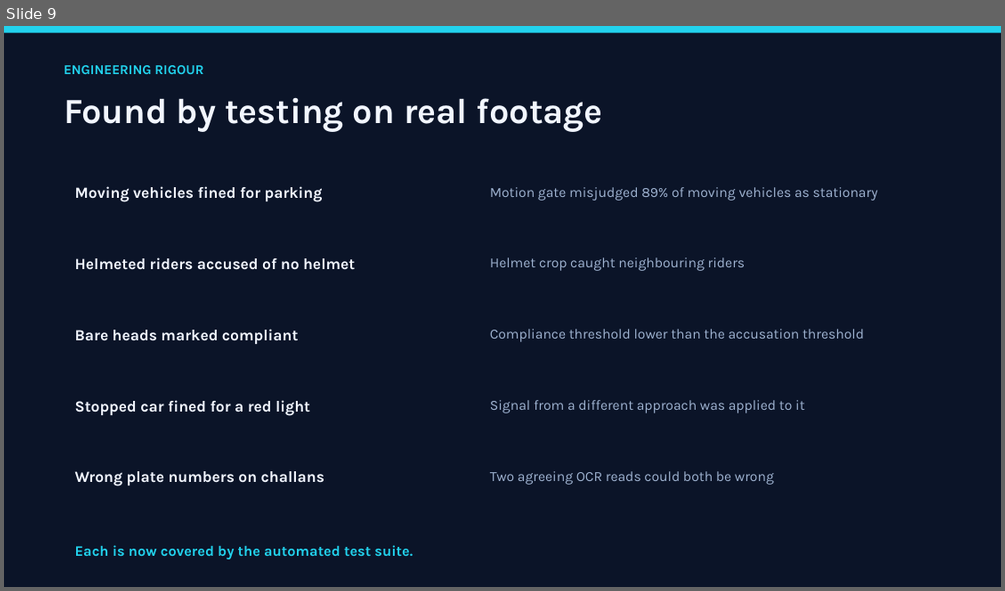
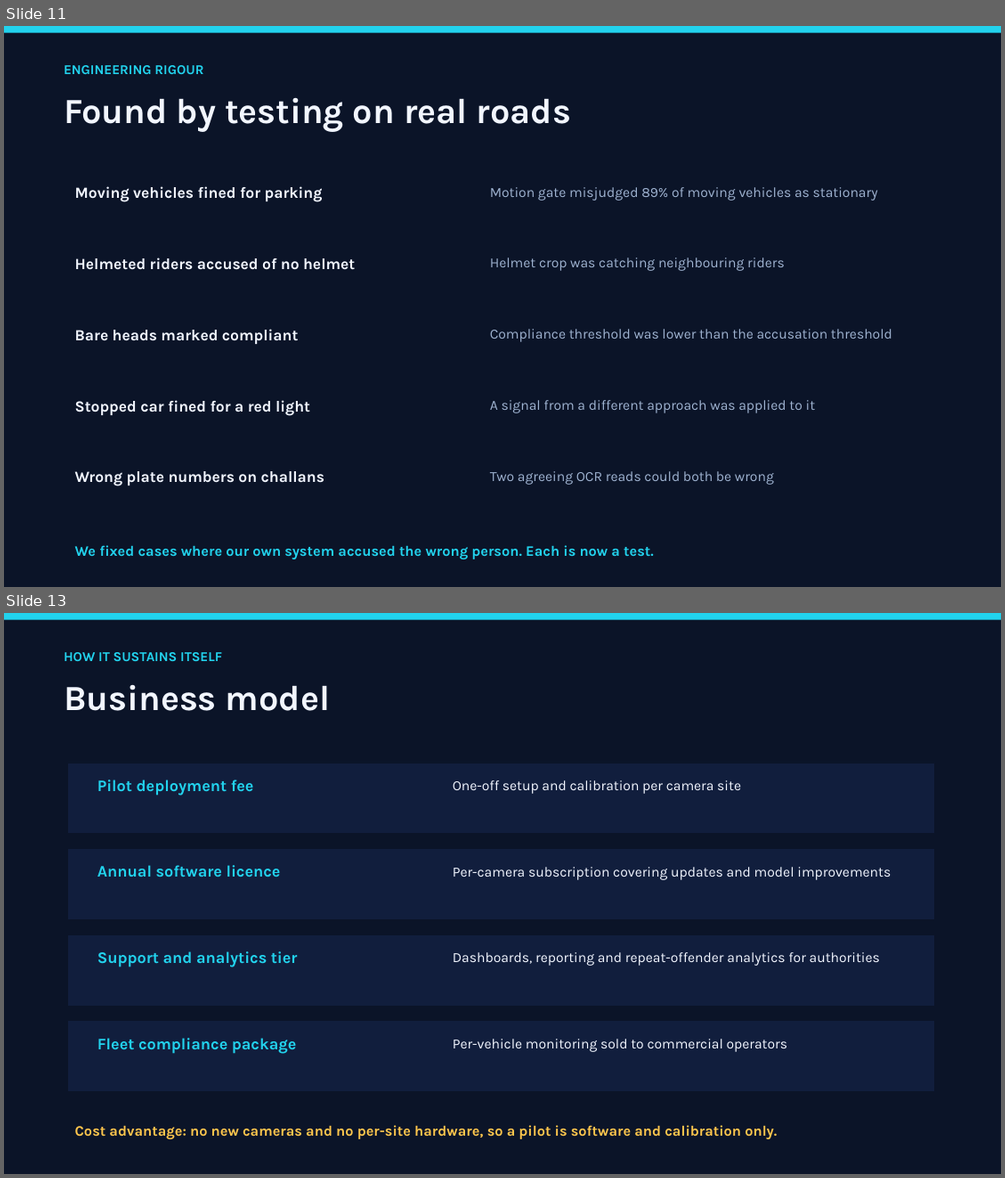
Before and after one commit to Jeba-Jebarsan/AI-SMART-TRAFFIC-INTELLIGENCE, a slide deck: docs/PRESENTATION.pptx. Shown one above the other, each under a label of ours: slide 9 before the commit, slides 11 and 13 after it; the slides between them are not shown. The pictures are 1005x591 and 1005x1178 pixels, drawn with LibreOffice and Linux fonts; fonts in the diff are those of the drawing. Boxes give left, top, right and bottom in pixels: in the first picture for what was removed or moved away, otherwise in the second. Text is boxed around its words. In the diff, an @@ line names an element or a change of style, - is before the commit and + after.

```diff
--- a/docs/PRESENTATION.pptx
+++ b/docs/PRESENTATION.pptx
@@ slide 13 added at (4, 613, 1001, 1174), background #0B1428 @@
@@ rectangle added at (4, 613, 1001, 620), fill #22D3EE @@
@@ text added at (64, 652, 222, 661), 13 pt, text #22D3EE, bold @@
+HOW IT SUSTAINS ITSELF
@@ text added at (64, 684, 330, 711), 34 pt, text #F2F6FF, bold @@
+Business model
@@ rectangle added at (67, 763, 935, 834), fill #111E3D, outline #0B1428 0.75 pt @@
@@ text added at (97, 779, 254, 795), 15.5 pt, text #22D3EE, bold @@
+Pilot deployment fee
@@ text added at (453, 780, 741, 794), 13.5 pt, text #F2F6FF @@
+One-off setup and calibration per camera site
@@ rectangle added at (67, 849, 935, 919), fill #111E3D, outline #0B1428 0.75 pt @@
@@ text added at (97, 865, 281, 876), 15.5 pt, text #22D3EE, bold @@
+Annual software licence
@@ text added at (453, 867, 890, 880), 13.5 pt, text #F2F6FF @@
+Per-camera subscription covering updates and model improvements
@@ rectangle added at (67, 934, 935, 1005), fill #111E3D, outline #0B1428 0.75 pt @@
@@ text added at (97, 951, 298, 967), 15.5 pt, text #22D3EE, bold @@
+Support and analytics tier
@@ text added at (453, 952, 880, 965), 13.5 pt, text #F2F6FF @@
+Dashboards, reporting and repeat-offender analytics for authorities
@@ rectangle added at (67, 1021, 935, 1092), fill #111E3D, outline #0B1428 0.75 pt @@
@@ text added at (97, 1038, 297, 1054), 15.5 pt, text #22D3EE, bold @@
+Fleet compliance package
@@ text added at (453, 1038, 787, 1052), 13.5 pt, text #F2F6FF @@
+Per-vehicle monitoring sold to commercial operators
@@ text added at (75, 1125, 777, 1139), 14 pt, text #FFC74D, bold @@
+Cost advantage: no new cameras and no per-site hardware, so a pilot is software and calibration only.
@@ what was slide 9 is now slide 11 @@
@@ slide 11 changed as well @@
@@ text at (64, 97, 571, 132): text changed @@
-Found by testing on real footage
+Found by testing on real roads
@@ text at (490, 257, 785, 271): text changed @@
-Helmet crop caught neighbouring riders
+Helmet crop was catching neighbouring riders
@@ text at (490, 329, 892, 342): text changed @@
-Compliance threshold lower than the accusation threshold
+Compliance threshold was lower than the accusation threshold
@@ text at (490, 400, 816, 413): text changed @@
-Signal from a different approach was applied to it
+A signal from a different approach was applied to it
@@ text at (75, 545, 654, 559): text changed @@
-Each is now covered by the automated test suite.
+We fixed cases where our own system accused the wrong person. Each is now a test.
```
Also in this commit, not shown: 10 other slides changed, 5 other slides added, 1 slide removed, 5 other files.
